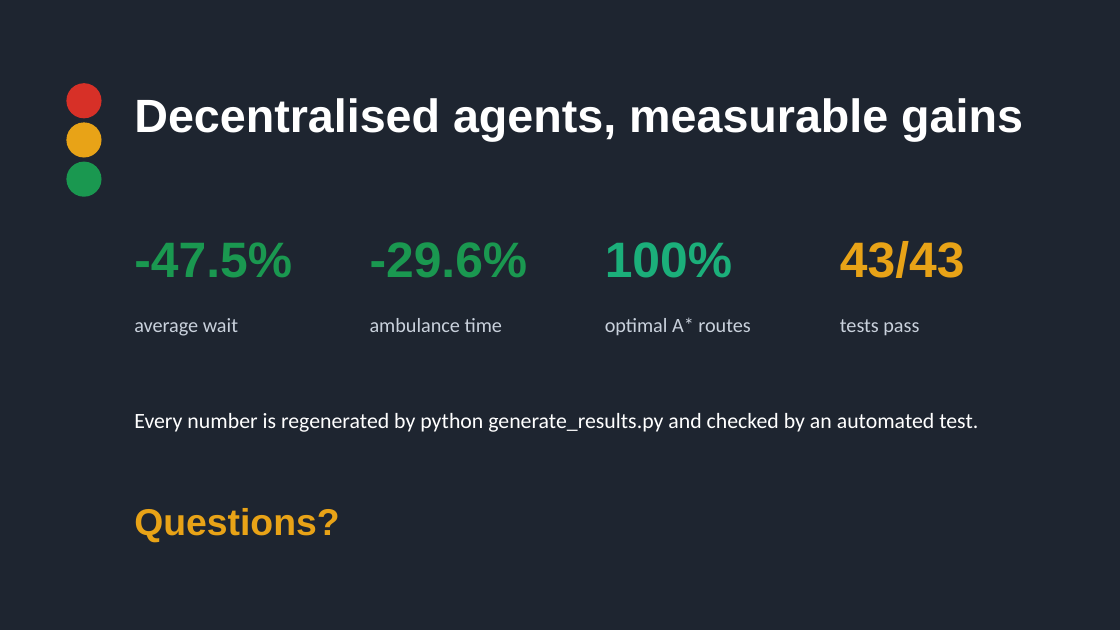
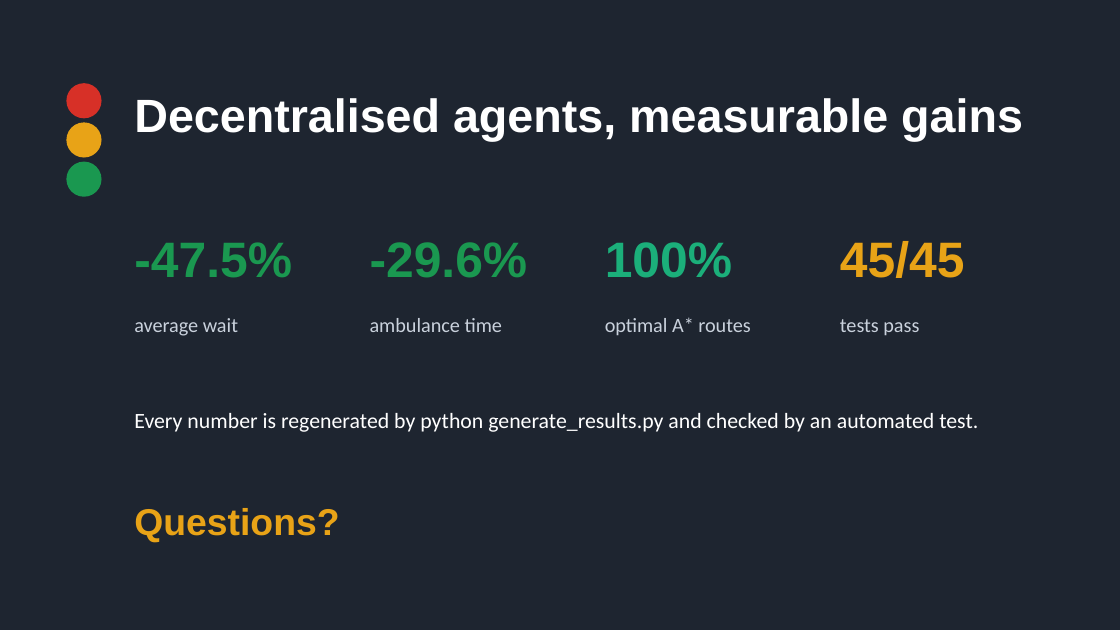
Before and after one commit to Radha-Krishna-19/foai, a slide deck: slide 20 of deliverables/STMS_Presentation.pptx. Drawn at 1120x630 pixels with LibreOffice and Linux fonts; fonts in the diff are those of the drawing. Boxes give left, top, right and bottom in pixels: in the first picture for what was removed or moved away, otherwise in the second. Text is boxed around its words. In the diff, an @@ line names an element or a change of style, - is before the commit and + after.

```diff
--- a/deliverables/STMS_Presentation.pptx
+++ b/deliverables/STMS_Presentation.pptx
@@ text at bbox=[840, 241, 965, 278]: text changed @@
-43/43
+45/45
```
Also in this commit, not shown: 3 other slides changed, 16 other files.
